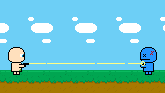
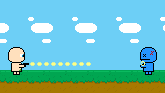
Revision of a layered 165 x 93 image; what changed, layer by layer:
added layer "Bullet copy 8" in group "Impact animation" over bbox(86, 62, 91, 66)
added layer "Bullet copy 7" in group "Impact animation" over bbox(79, 62, 84, 66)
added layer "Bullet copy 6" in group "Impact animation" over bbox(72, 62, 77, 66)
added layer "Bullet copy 5" in group "Impact animation" over bbox(65, 62, 70, 66)
added layer "Bullet copy 4" in group "Impact animation" over bbox(58, 62, 63, 66)
added layer "Bullet copy 3" in group "Impact animation" over bbox(51, 62, 56, 66)
added layer "Bullet copy 2" in group "Impact animation" over bbox(44, 62, 49, 66)
added layer "Bullet copy" in group "Impact animation" over bbox(37, 62, 42, 66)
added layer "Bullet" in group "Impact animation" over bbox(30, 62, 35, 66)
hid "Shoot" over bbox(29, 63, 143, 64)
